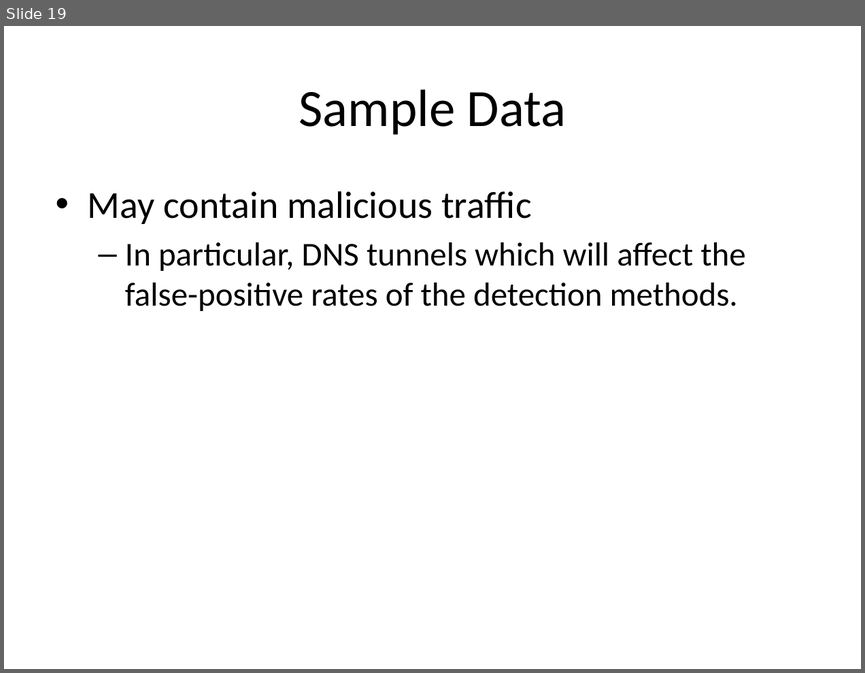
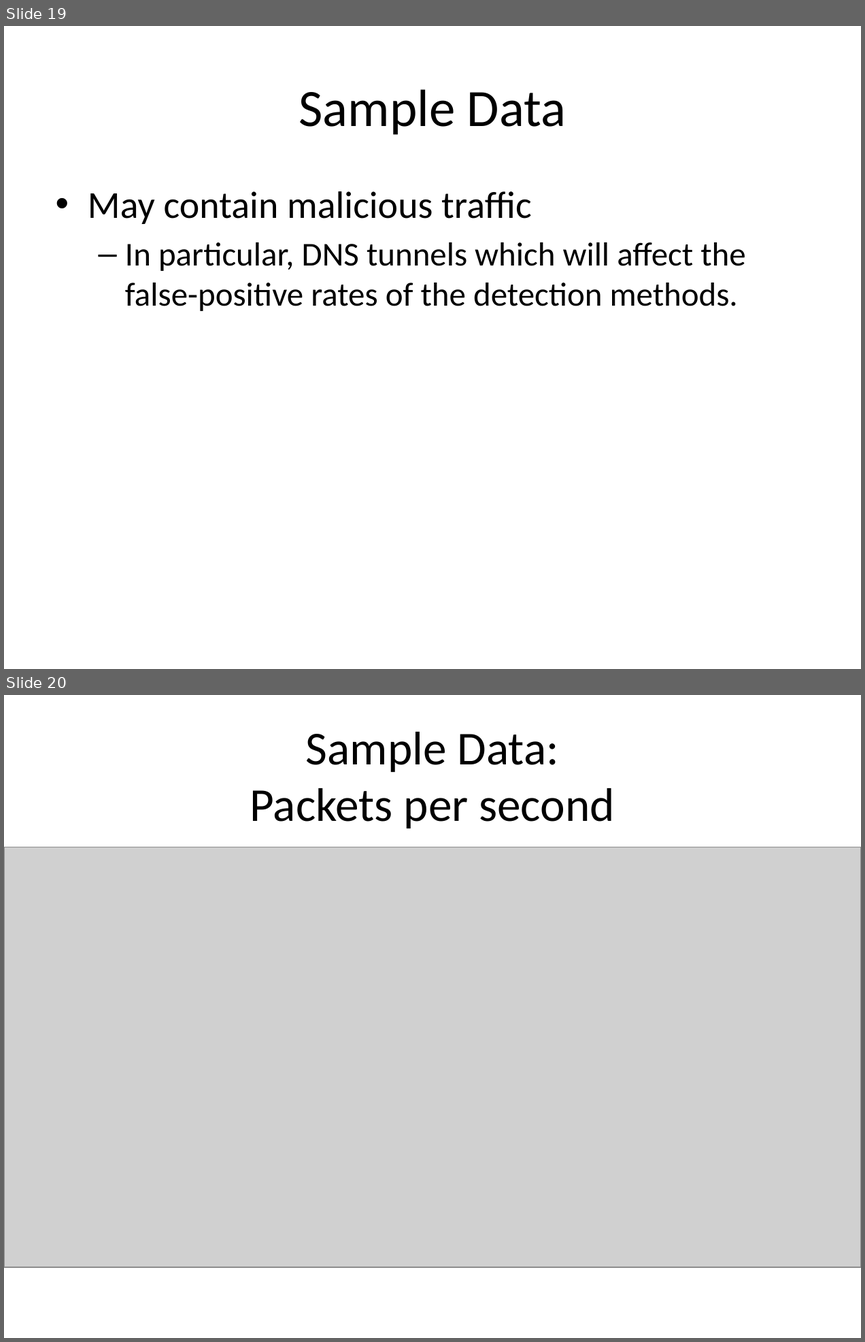
Before and after one commit to Riebart/MSc-Thesis, a slide deck: Defense.pptx. Shown one above the other, each under a label of ours: slide 19 before the commit, slides 19 and 20 after it. The pictures are 865x673 and 865x1342 pixels, drawn with LibreOffice and Linux fonts; fonts in the diff are those of the drawing; grey boxes stand for pictures. Boxes give left, top, right and bottom in pixels: in the first picture for what was removed or moved away, otherwise in the second. Text is boxed around its words. In the diff, an @@ line names an element or a change of style, - is before the commit and + after.

```diff
--- a/Defense.pptx
+++ b/Defense.pptx
@@ slide 20 added at (x1=4, y1=695, x2=861, y2=1338), background #FFFFFF @@
@@ title added at (x1=250, y1=732, x2=615, y2=829), 39.6 pt, text #000000 @@
+Sample Data:
+Packets per second
@@ picture added at (x1=4, y1=847, x2=861, y2=1266) @@
```
Also in this commit, not shown: 4 slides changed, 2 other files.
